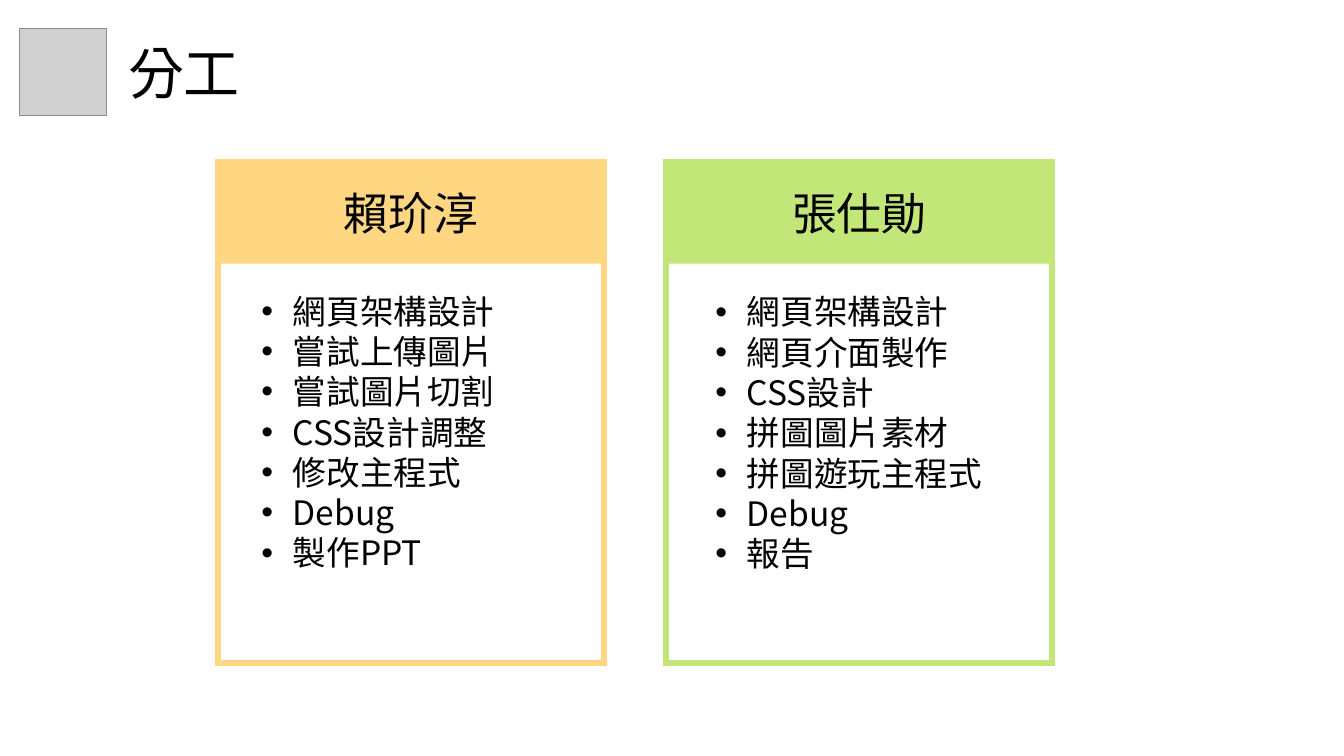
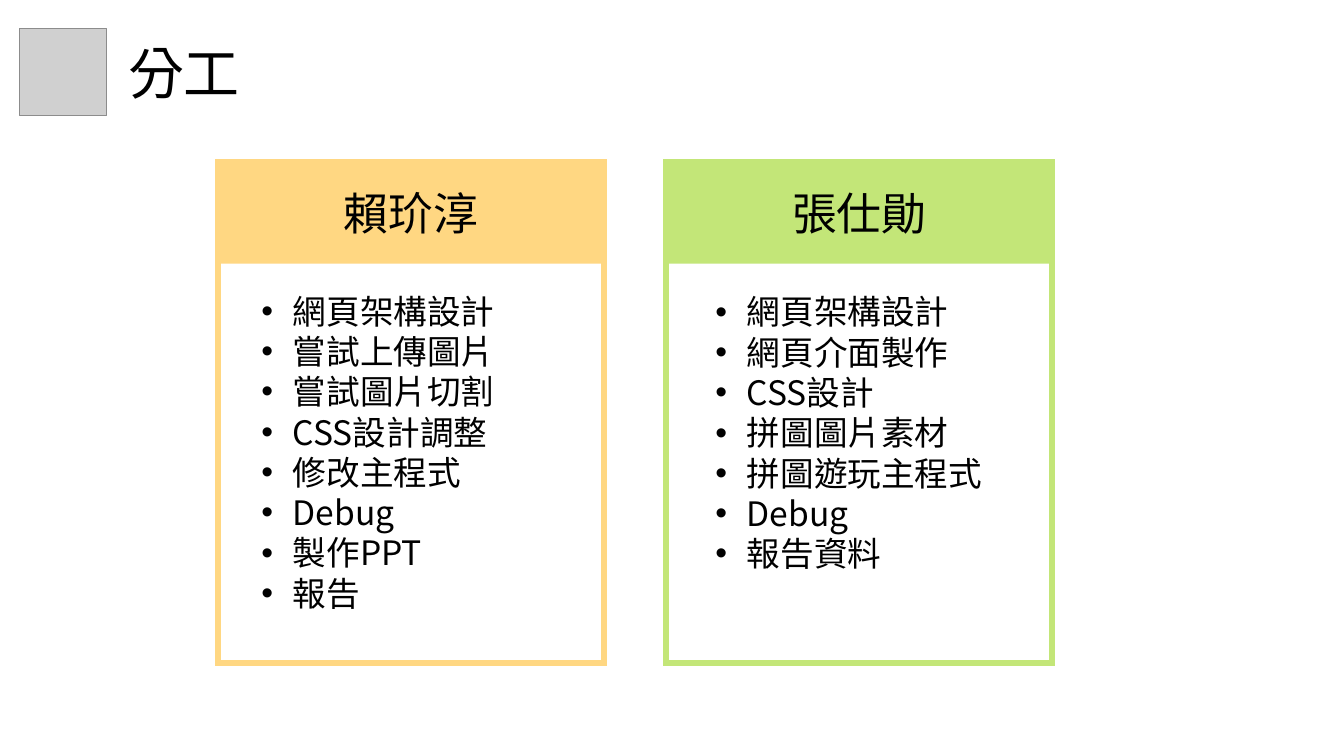
Before and after one commit to steven880913/webProgramFinalProject, a slide deck: slide 13 of 網程期末專案_拼圖遊戲.pptx. Drawn at 1344x756 pixels with LibreOffice and Linux fonts; fonts in the diff are those of the drawing; grey boxes stand for pictures. Boxes give left, top, right and bottom in pixels: in the first picture for what was removed or moved away, otherwise in the second. Text is boxed around its words. In the diff, an @@ line names an element or a change of style, - is before the commit and + after.

```diff
--- a/網程期末專案_拼圖遊戲.pptx
+++ b/網程期末專案_拼圖遊戲.pptx
@@ text at [747, 532, 881, 569]: text changed @@
-• 報告
+• 報告資料
@@ text at [293, 577, 360, 609]: paragraph added @@
+• 報告
```
Also in this commit, not shown: 5 other slides changed.
